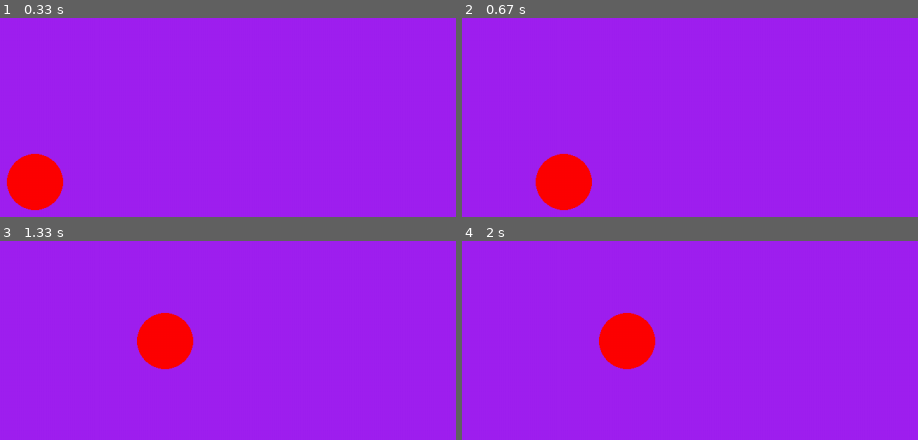
Above: before the commit, frames 1-4 (two rows, left to right).
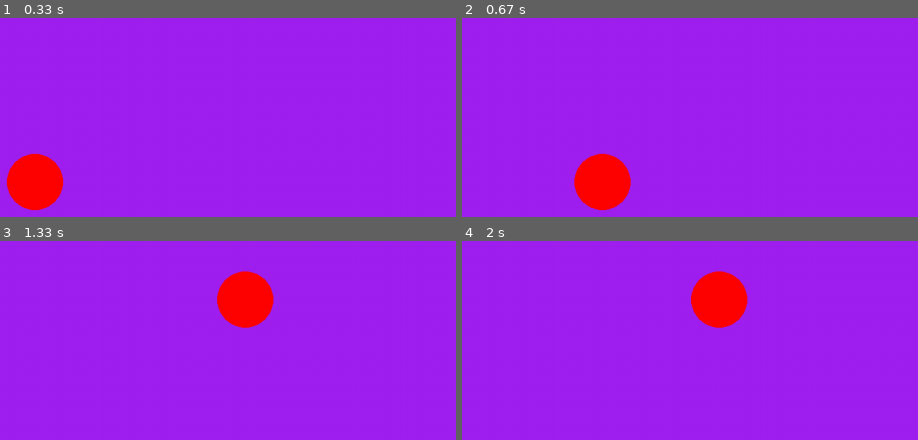
Above: after the commit, the same moments.

Repository: anatolyev/PG18
Game: pygame game, started from 1209_PyGame2/main.py
The game is run twice, just before and just after one commit, with the same random seed, the same clock (stepped at 60 frames per second) and the same inputs.
Inputs:
- Up to frame 1 (0.33 s): no input
- Up to frame 2 (0.67 s): hold D from 0.33 s (still down)
- Up to frame 3 (1.33 s): release D at 0.8 s; hold W 0.83-1.13 s; hold D from 1.17 s (still down)
- Up to frame 4 (2 s): release D at 1.63 s; hold A from 1.67 s (still down)

Frame 1 is identical in both runs. In frame 2, 4.5% of the frame differs, in the area x 16-38%, y 67-97%; in frame 3, 5.6%, in the area x 30-61%, y 15-65%; in frame 4, 5.6%.

Commit message:
Создал шаблон для обычной игры

Diff:
--- a/1209_PyGame2/main.py
+++ b/1209_PyGame2/main.py
@@ -2,42 +2,47 @@
 import pygame
 
 # pygame setup
-pygame.init()
-screen = pygame.display.set_mode((1280, 720))
-clock = pygame.time.Clock()
-running = True
-dt = 0
+if __name__ == '__main__':
+    pygame.init()
+    size = width, height = 1280, 720
+    screen = pygame.display.set_mode(size)
+    clock = pygame.time.Clock()
+    running = True
+    v = 500
+    dt = 0
+    # limits FPS to 60
+    fps = 30
 
-player_pos = pygame.Vector2(screen.get_width() / 2, screen.get_height() / 2)
+    player_pos = pygame.Vector2(screen.get_width() / 2, screen.get_height() / 2)
 
-while running:
-    # poll for events
-    # pygame.QUIT event means the user clicked X to close your window
-    for event in pygame.event.get():
-        if event.type == pygame.QUIT:
-            running = False
+    while running:
+        # poll for events
+        # pygame.QUIT event means the user clicked X to close your window
+        for event in pygame.event.get():
+            if event.type == pygame.QUIT:
+                running = False
 
-    # fill the screen with a color to wipe away anything from last frame
-    screen.fill("purple")
+        # fill the screen with a color to wipe away anything from last frame
+        screen.fill("purple")
 
-    pygame.draw.circle(screen, "red", player_pos, 40)
+        pygame.draw.circle(screen, "red", player_pos, 40)
 
-    keys = pygame.key.get_pressed()
-    if keys[pygame.K_w]:
-        player_pos.y -= 300 * dt
-    if keys[pygame.K_s]:
-        player_pos.y += 300 * dt
-    if keys[pygame.K_a]:
-        player_pos.x -= 300 * dt
-    if keys[pygame.K_d]:
-        player_pos.x += 300 * dt
+        keys = pygame.key.get_pressed()
+        if keys[pygame.K_w]:
+            player_pos.y -= v * dt
+        if keys[pygame.K_s]:
+            player_pos.y += v * dt
+        if keys[pygame.K_a]:
+            player_pos.x -= v * dt
+        if keys[pygame.K_d]:
+            player_pos.x += v * dt
 
-    # flip() the display to put your work on screen
-    pygame.display.flip()
+        # flip() the display to put your work on screen
+        pygame.display.flip()
 
-    # limits FPS to 60
-    # dt is delta time in seconds since last frame, used for framerate-
-    # independent physics.
-    dt = clock.tick(60) / 1000
 
-pygame.quit()
+        # dt is delta time in seconds since last frame, used for framerate-
+        # independent physics.
+        dt = clock.tick(fps) / 1000
+
+    pygame.quit()
